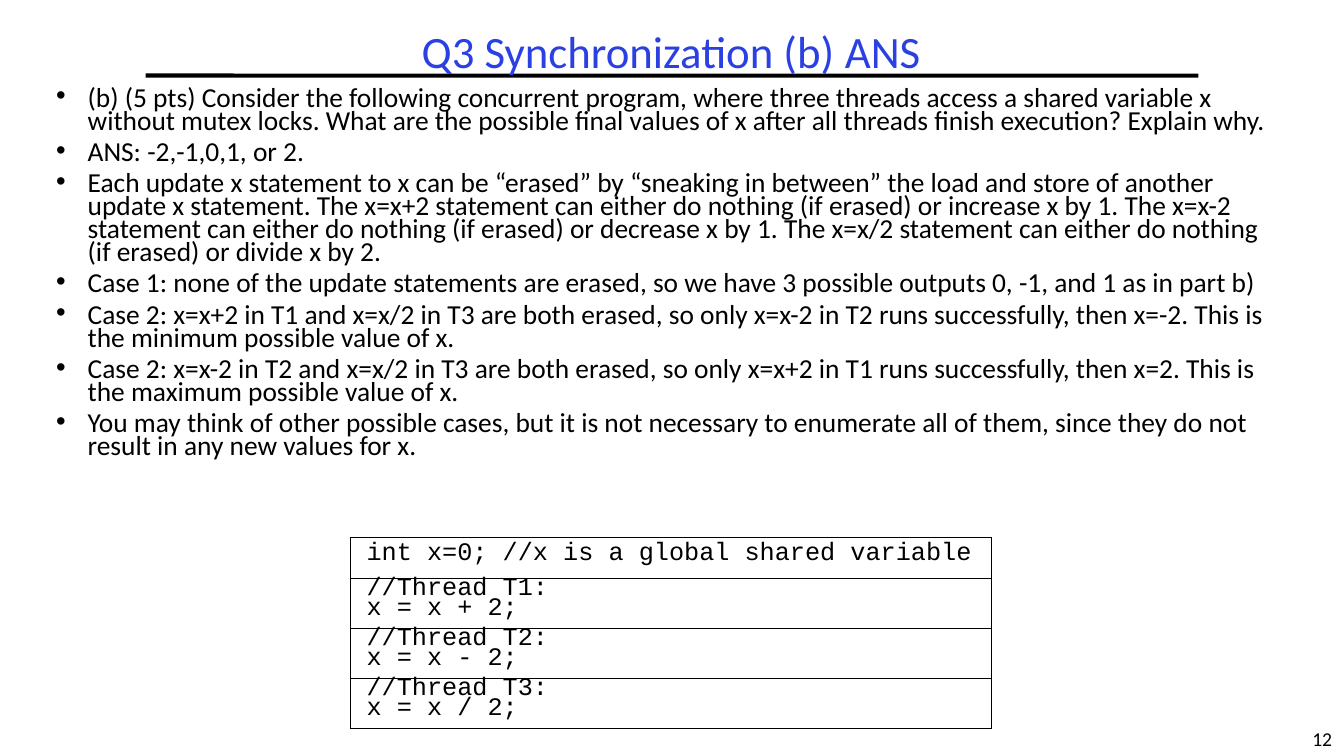
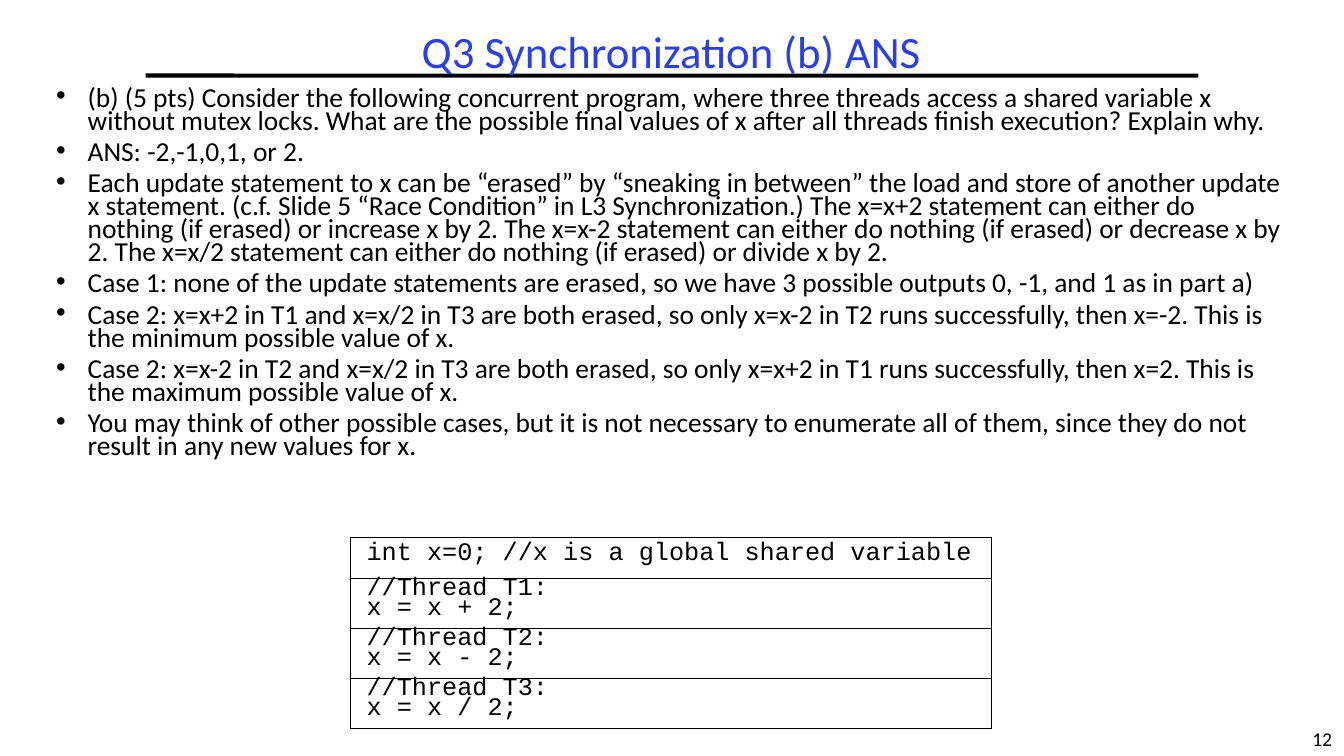
Before and after one commit to guhofstra/CSC256Fa25, a slide deck: slide 12 of PPTs/Exam/CSC256 Midterm Exam ANS Fa2025.pptx. Drawn at 1344x756 pixels with LibreOffice and Linux fonts; fonts in the diff are those of the drawing. Boxes give left, top, right and bottom in pixels: in the first picture for what was removed or moved away, otherwise in the second. Text is boxed around its words. In the diff, an @@ line names an element or a change of style, - is before the commit and + after.

```diff
--- a/PPTs/Exam/CSC256 Midterm Exam ANS Fa2025.pptx
+++ b/PPTs/Exam/CSC256 Midterm Exam ANS Fa2025.pptx
@@ text at [88,172,1280,297]: text changed @@
-• Each update x statement to x can be “erased” by “sneaking in between” the load and store of another update x statement. The x=x+2 statement can either do nothing (if erased) or increase x by 1. The x=x-2 statement can either do nothing (if erased) or decrease x by 1. The x=x/2 statement can either do nothing (if erased) or divide x by 2.
-• Case 1: none of the update statements are erased, so we have 3 possible outputs 0, -1, and 1 as in part b)
+• Each update statement to x can be “erased” by “sneaking in between” the load and store of another update x statement. (c.f. Slide 5 “Race Condition” in L3 Synchronization.) The x=x+2 statement can either do nothing (if erased) or increase x by 2. The x=x-2 statement can either do nothing (if erased) or decrease x by 2. The x=x/2 statement can either do nothing (if erased) or divide x by 2.
+• Case 1: none of the update statements are erased, so we have 3 possible outputs 0, -1, and 1 as in part a)
```
Also in this commit, not shown: 6 other slides changed, 1 slide added, 2 other files.
